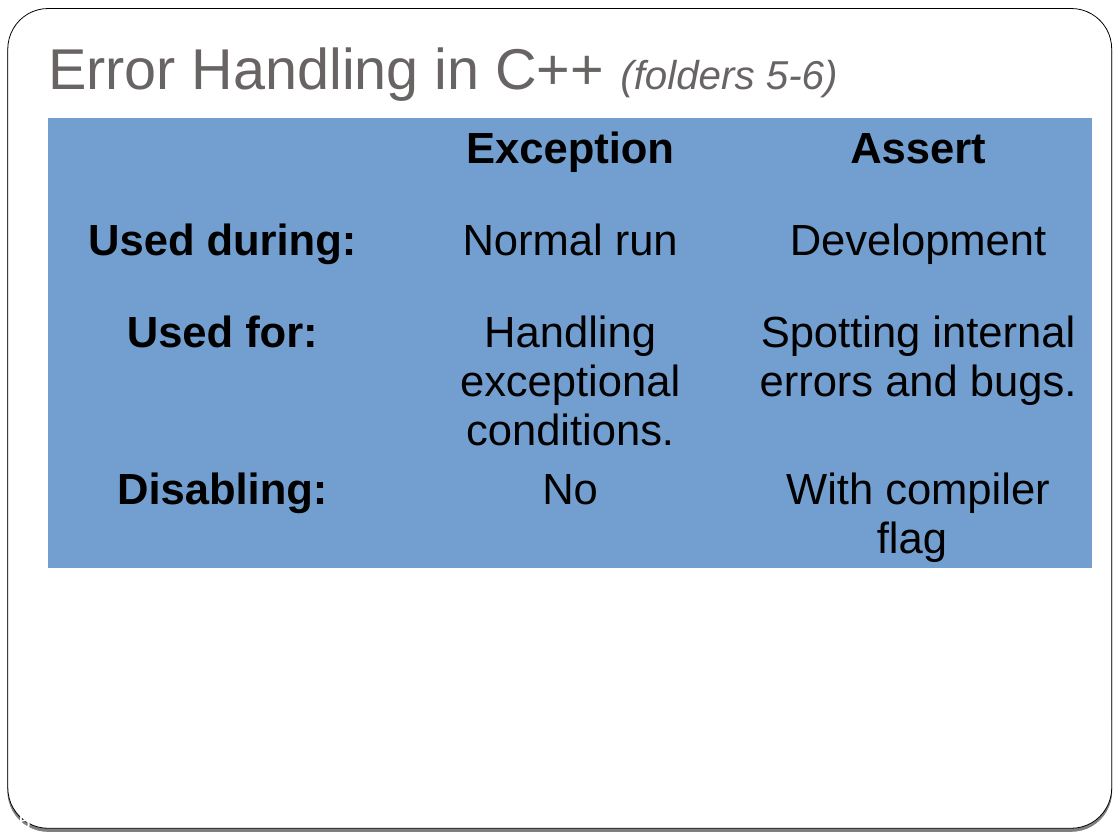
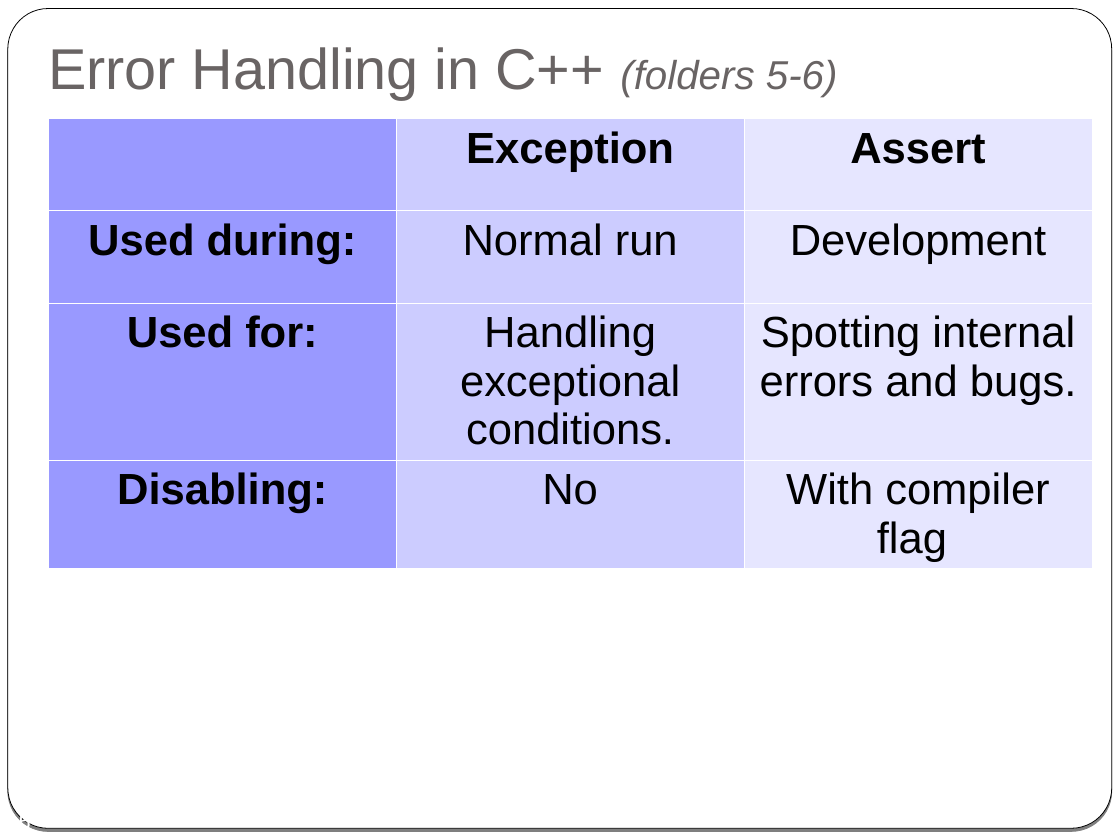
Before and after one commit to cpp-at-ariel/cpp-5779, a slide deck: slide 15 of 01-what-is-cpp/slides-1-cpp-vs-c-vs-java.odp. Drawn at 1120x840 pixels with LibreOffice and Linux fonts; fonts in the diff are those of the drawing. Boxes give left, top, right and bottom in pixels: in the first picture for what was removed or moved away, otherwise in the second. Text is boxed around its words. In the diff, an @@ line names an element or a change of style, - is before the commit and + after.

```diff
--- a/01-what-is-cpp/slides-1-cpp-vs-c-vs-java.odp
+++ b/01-what-is-cpp/slides-1-cpp-vs-c-vs-java.odp
@@ table at bbox=[48, 118, 1093, 568] @@
@@ fill #729FCF to #9999FF in 4 cells @@
@@ fill #729FCF to #CCCCFF in 4 cells @@
@@ fill #729FCF to #E6E6FF in 4 cells @@
@@ borders changed @@
```
Also in this commit, not shown: 1 other slide changed, 54 other files.
